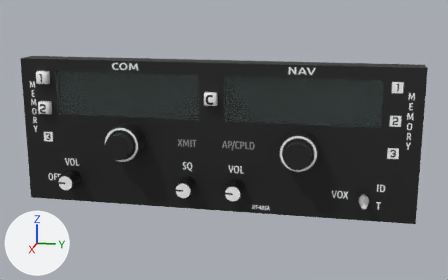
Two versions of the Blender file Models/Interior/Panel/Avionics/com-nav/com-nav-2.blend, one commit apart.
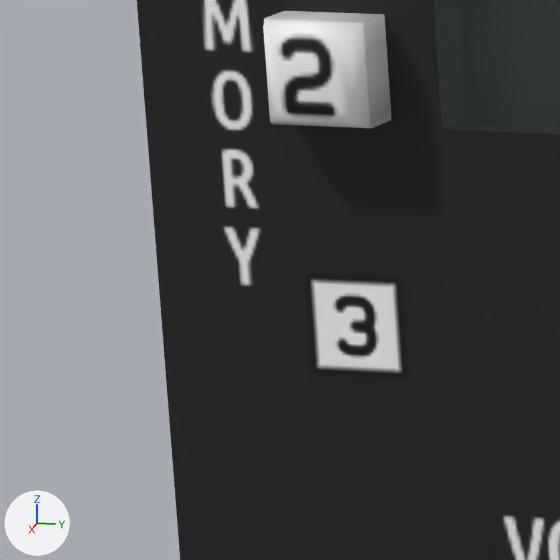
The first picture shows the older version from a 50 mm lens placed at (0.2342, 0.0519, 0.0582), pointed at (0.0003, 0.0051, -0.0003). The close-ups show both versions on the part from 2% to 16% of the width and 36% to 58% of the height of that picture; other places that the commit changed are outside them. Arrows for +X, +Y and +Z are at lower left; the lights stay in place.

The older version as bpy lines, for what is in view:
```python
me_cube_003 = bpy.data.meshes.new('Cube.003')
me_cube_003.from_pydata(...)  # 16 vertices, 13 faces; spans x -0.0015..0.0015, y -0.0025..0.0025, z -0.0025..0.0025
me_cube_003.polygons.foreach_set('use_smooth', [True] * 13)
me_cube_003.materials.append(mat_buttonmaterial)  # picture img_com_nav_png
me_plane_001 = bpy.data.meshes.new('Plane.001')
me_plane_001.from_pydata(...)  # 19 vertices, 5 faces; spans x 0.0, y -0.08..0.08, z -0.03..0.03
me_plane_001.materials.append(mat_facematerial)  # picture img_com_nav_png
me_plane_004 = bpy.data.meshes.new('Plane.004')
me_plane_004.from_pydata(...)  # 34 vertices, 2 faces; spans x 0.0, y -0.065..0.065, z -0.0089..0.0089
me_plane_004.materials.append(mat_glassmaterial)  # white #e5ffff
ob_commemory3button = bpy.data.objects.new('COMMemory3Button', me_cube_003)
ob_commemory3button.location = (0.0015, -0.07, -0.0025)
ob_commemory3button.hide_set(True)
ob_face = bpy.data.objects.new('Face.', me_plane_001)
ob_face.location = (0.0, 0.0, 0.0)
ob_glass = bpy.data.objects.new('Glass', me_plane_004)
ob_glass.location = (0.0, 0.0, 0.01607)
# also in view: 'COMMemory2Button' at (0.0015, -0.07, 0.01)
```
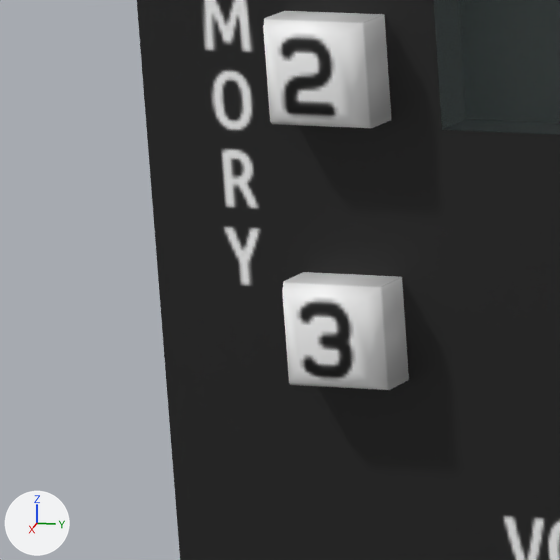
The change in detail:
Object 'COMMemory3Button' (ob_commemory3button) is now shown.

Location of each change, (x1, y1, x2, y2) in pixels of the close-ups (560 x 560 px):
'COMMemory3Button', shown: after (282, 272, 409, 390)
